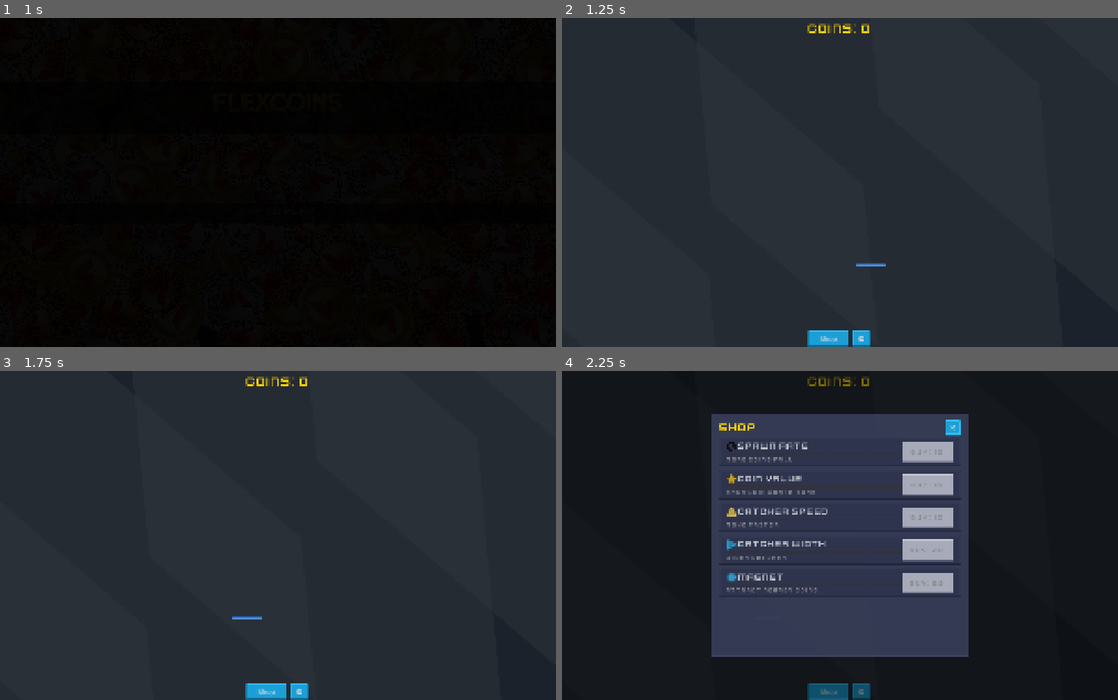
Above: before the commit, frames 1-4 (two rows, left to right).
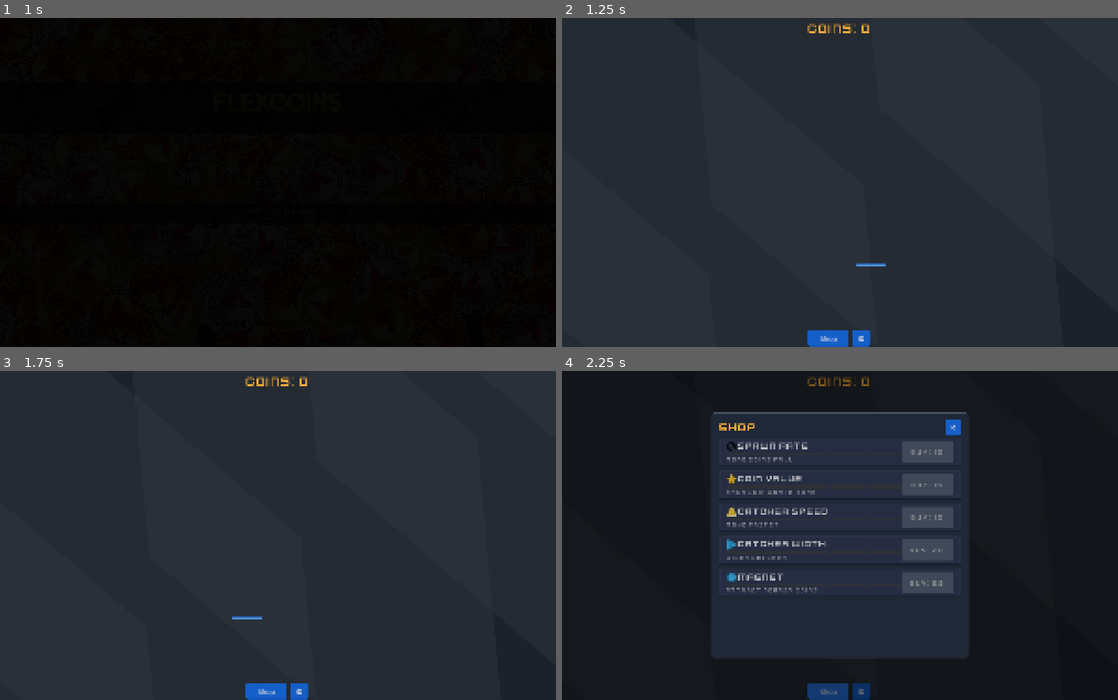
Above: after the commit, the same moments.

Repository: flexion/flexcoins
Game: Godot game, scene res://scenes/start_screen.tscn
The game is run twice, just before and just after one commit, with the same random seed, the same clock (stepped at 60 frames per second) and the same inputs. Sound files missing from this copy of the repository are replaced by a short silence.
Inputs (mouse positions are in pixels of both pictures, inside the frame that each line leads up to):
- Up to frame 1 (1 s): tap Enter at 0.5 s; move the mouse to (400, 166) at 0.52 s; hold Right (move_right) from 0.53 s (still down); click (400, 166) at 0.67 s
- Up to frame 2 (1.25 s): keep holding Right (move_right)
- Up to frame 3 (1.75 s): move the mouse to (166, 551) at 1.27 s; release Right (move_right) at 1.28 s; hold Left (move_left) from 1.28 s (still down)
- Up to frame 4 (2.25 s): release Left (move_left) at 2 s; click "Shop" at 2 s

Frame 1 is identical in both runs. In frame 2, 0.6% of the frame differs, in the area x 44-56%, y 2-100%; in frame 3, 0.6%; in frame 4, 18%, in the area x 26-74%, y 2-100%.

Commit message:
Restyle shop UI to Flexion brand colors and add palette to CLAUDE.md
Switch ui_theme.tres from texture-based StyleBoxes to StyleBoxFlat with
Flexion blue, navy, and charcoal. Buy buttons use CTA orange (affordable),
green (purchase), charcoal (unaffordable). Currency and titles use Flexion
yellow. Add brand color reference table to CLAUDE.md.

Co-Authored-By: Claude Opus 4.6 <noreply@anthropic.com>

Diff:
--- a/assets/ui_theme.tres
+++ b/assets/ui_theme.tres
@@ -1,80 +1,95 @@
-[gd_resource type="Theme" load_steps=10 format=3]
+[gd_resource type="Theme" load_steps=8 format=3]
 
-[ext_resource type="Texture2D" path="res://assets/ui/button_blue_depth.png" id="1_blue_normal"]
-[ext_resource type="Texture2D" path="res://assets/ui/button_blue_flat.png" id="2_blue_hover"]
-[ext_resource type="Texture2D" path="res://assets/ui/button_grey_depth.png" id="3_grey_depth"]
-
-[sub_resource type="StyleBoxTexture" id="StyleBoxTexture_btn_normal"]
-texture = ExtResource("1_blue_normal")
-texture_margin_left = 10.0
-texture_margin_top = 10.0
-texture_margin_right = 10.0
-texture_margin_bottom = 10.0
+[sub_resource type="StyleBoxFlat" id="StyleBoxFlat_btn_normal"]
+bg_color = Color(0.0824, 0.373, 0.784, 1)
+border_width_left = 0
+border_width_top = 0
+border_width_right = 0
+border_width_bottom = 3
+border_color = Color(0.055, 0.25, 0.55, 1)
+corner_radius_top_left = 6
+corner_radius_top_right = 6
+corner_radius_bottom_right = 6
+corner_radius_bottom_left = 6
 content_margin_left = 12.0
 content_margin_top = 8.0
 content_margin_right = 12.0
 content_margin_bottom = 8.0
 
-[sub_resource type="StyleBoxTexture" id="StyleBoxTexture_btn_hover"]
-texture = ExtResource("2_blue_hover")
-texture_margin_left = 10.0
-texture_margin_top = 10.0
-texture_margin_right = 10.0
-texture_margin_bottom = 10.0
+[sub_resource type="StyleBoxFlat" id="StyleBoxFlat_btn_hover"]
+bg_color = Color(0.15, 0.45, 0.88, 1)
+border_width_left = 0
+border_width_top = 0
+border_width_right = 0
+border_width_bottom = 3
+border_color = Color(0.0824, 0.373, 0.784, 1)
+corner_radius_top_left = 6
+corner_radius_top_right = 6
+corner_radius_bottom_right = 6
+corner_radius_bottom_left = 6
 content_margin_left = 12.0
 content_margin_top = 8.0
 content_margin_right = 12.0
 content_margin_bottom = 8.0
 
-[sub_resource type="StyleBoxTexture" id="StyleBoxTexture_btn_pressed"]
-texture = ExtResource("3_grey_depth")
-texture_margin_left = 10.0
-texture_margin_top = 10.0
-texture_margin_right = 10.0
-texture_margin_bottom = 10.0
+[sub_resource type="StyleBoxFlat" id="StyleBoxFlat_btn_pressed"]
+bg_color = Color(0.294, 0.333, 0.388, 1)
+corner_radius_top_left = 6
+corner_radius_top_right = 6
+corner_radius_bottom_right = 6
+corner_radius_bottom_left = 6
 content_margin_left = 12.0
 content_margin_top = 8.0
 content_margin_right = 12.0
 content_margin_bottom = 8.0
 
-[sub_resource type="StyleBoxTexture" id="StyleBoxTexture_btn_disabled"]
-texture = ExtResource("3_grey_depth")
-texture_margin_left = 10.0
-texture_margin_top = 10.0
-texture_margin_right = 10.0
-texture_margin_bottom = 10.0
+[sub_resource type="StyleBoxFlat" id="StyleBoxFlat_btn_disabled"]
+bg_color = Color(0.294, 0.333, 0.388, 0.6)
+corner_radius_top_left = 6
+corner_radius_top_right = 6
+corner_radius_bottom_right = 6
+corner_radius_bottom_left = 6
 content_margin_left = 12.0
 content_margin_top = 8.0
 content_margin_right = 12.0
 content_margin_bottom = 8.0
 
-[sub_resource type="StyleBoxTexture" id="StyleBoxTexture_btn_focus"]
-texture = ExtResource("1_blue_normal")
-texture_margin_left = 10.0
-texture_margin_top = 10.0
-texture_margin_right = 10.0
-texture_margin_bottom = 10.0
+[sub_resource type="StyleBoxFlat" id="StyleBoxFlat_btn_focus"]
+bg_color = Color(0.0824, 0.373, 0.784, 1)
+border_width_left = 2
+border_width_top = 2
+border_width_right = 2
+border_width_bottom = 2
+border_color = Color(0.878, 0.949, 0.992, 0.8)
+corner_radius_top_left = 6
+corner_radius_top_right = 6
+corner_radius_bottom_right = 6
+corner_radius_bottom_left = 6
 content_margin_left = 12.0
 content_margin_top = 8.0
 content_margin_right = 12.0
 content_margin_bottom = 8.0
 
-[sub_resource type="StyleBoxTexture" id="StyleBoxTexture_panel"]
-texture = ExtResource("3_grey_depth")
-texture_margin_left = 10.0
-texture_margin_top = 10.0
-texture_margin_right = 10.0
-texture_margin_bottom = 10.0
+[sub_resource type="StyleBoxFlat" id="StyleBoxFlat_panel"]
+bg_color = Color(0.122, 0.161, 0.216, 0.95)
+border_width_left = 1
+border_width_top = 1
+border_width_right = 1
+border_width_bottom = 1
+border_color = Color(0.294, 0.333, 0.388, 0.6)
+corner_radius_top_left = 10
+corner_radius_top_right = 10
+corner_radius_bottom_right = 10
+corner_radius_bottom_left = 10
 content_margin_left = 12.0
 content_margin_top = 8.0
 content_margin_right = 12.0
 content_margin_bottom = 8.0
-modulate_color = Color(0.25, 0.28, 0.38, 0.92)
 
 [resource]
-Button/styles/normal = SubResource("StyleBoxTexture_btn_normal")
-Button/styles/hover = SubResource("StyleBoxTexture_btn_hover")
-Button/styles/pressed = SubResource("StyleBoxTexture_btn_pressed")
-Button/styles/disabled = SubResource("StyleBoxTexture_btn_disabled")
-Button/styles/focus = SubResource("StyleBoxTexture_btn_focus")
-PanelContainer/styles/panel = SubResource("StyleBoxTexture_panel")
+Button/styles/normal = SubResource("StyleBoxFlat_btn_normal")
+Button/styles/hover = SubResource("StyleBoxFlat_btn_hover")
+Button/styles/pressed = SubResource("StyleBoxFlat_btn_pressed")
+Button/styles/disabled = SubResource("StyleBoxFlat_btn_disabled")
+Button/styles/focus = SubResource("StyleBoxFlat_btn_focus")
+PanelContainer/styles/panel = SubResource("StyleBoxFlat_panel")
--- a/scenes/hud.tscn
+++ b/scenes/hud.tscn
@@ -22,7 +22,7 @@
 unique_name_in_owner = true
 layout_mode = 2
 theme_override_font_sizes/font_size = 48
-theme_override_colors/font_color = Color(1, 0.84, 0, 1)
+theme_override_colors/font_color = Color(0.98, 0.682, 0.231, 1)
 text = "Coins: 0"
 horizontal_alignment = 1
 
--- a/scripts/hud.gd
+++ b/scripts/hud.gd
@@ -226,7 +226,7 @@
 	title.text = "Shop"
 	title.add_theme_font_override("font", _display_font)
 	title.add_theme_font_size_override("font_size", 44)
-	title.add_theme_color_override("font_color", Color(1.0, 0.84, 0.0, 1.0))
+	title.add_theme_color_override("font_color", Color(0.98, 0.682, 0.231, 1.0))  # #FAAE3B
 	header.add_child(title)
 	var spacer: Control = Control.new()
 	spacer.size_flags_horizontal = Control.SIZE_EXPAND_FILL
@@ -741,7 +741,7 @@
 	title.text = "Settings"
 	title.add_theme_font_override("font", _display_font)
 	title.add_theme_font_size_override("font_size", 44)
-	title.add_theme_color_override("font_color", Color(1.0, 0.84, 0.0, 1.0))
+	title.add_theme_color_override("font_color", Color(0.98, 0.682, 0.231, 1.0))  # #FAAE3B
 	header.add_child(title)
 	var spacer: Control = Control.new()
 	spacer.size_flags_horizontal = Control.SIZE_EXPAND_FILL
@@ -897,7 +897,7 @@
 	_currency_flash_tween.tween_property(currency_label, "scale", Vector2(1.3, 1.3), 0.1).set_ease(Tween.EASE_OUT)
 	_currency_flash_tween.tween_property(currency_label, "scale", Vector2(1.0, 1.0), 0.15).set_ease(Tween.EASE_IN)
 	_currency_flash_tween.tween_callback(func() -> void:
-		currency_label.add_theme_color_override("font_color", Color(1.0, 0.84, 0.0, 1.0))
+		currency_label.add_theme_color_override("font_color", Color(0.98, 0.682, 0.231, 1.0))
 	)
 
 
--- a/scripts/upgrade_button.gd
+++ b/scripts/upgrade_button.gd
@@ -9,7 +9,7 @@
 ]
 const EMPTY_COLOR := Color(0.2, 0.2, 0.2, 1.0)
 const AFFORD_COLOR := Color(1.0, 1.0, 1.0, 1.0)
-const UNAFFORD_COLOR := Color(0.5, 0.5, 0.5, 1.0)
+const UNAFFORD_COLOR := Color(0.65, 0.65, 0.65, 1.0)
 const UPGRADE_ICONS: Dictionary = {
 	"spawn_rate": preload("res://assets/textures/icon_repeat.png"),
 	"coin_value": preload("res://assets/textures/icon_star.png"),
@@ -17,9 +17,12 @@
 	"catcher_width": preload("res://assets/textures/icon_arrow_right.png"),
 	"magnet": preload("res://assets/textures/icon_circle.png"),
 }
-const BUY_STYLE_AFFORD: Texture2D = preload("res://assets/ui/button_yellow_depth.png")
-const BUY_STYLE_UNAFFORD: Texture2D = preload("res://assets/ui/button_grey_depth.png")
-const BUY_STYLE_GREEN: Texture2D = preload("res://assets/ui/button_green_depth.png")
+# Flexion brand colors for buy button states
+const COLOR_CTA_ORANGE := Color(0.812, 0.291, 0.008, 1.0)      # #CF4A02
+const COLOR_CTA_ORANGE_HOVER := Color(0.878, 0.373, 0.102, 1.0) # #E05F1A
+const COLOR_GREEN := Color(0.231, 0.698, 0.451, 1.0)            # #3BB273
+const COLOR_CHARCOAL := Color(0.294, 0.333, 0.388, 1.0)         # #4B5563
+const COLOR_CHARCOAL_DARK := Color(0.2, 0.24, 0.3, 1.0)
 
 var upgrade_id: String = ""
 var _segment_rects: Array[ColorRect] = []
@@ -30,9 +33,9 @@
 var _shake_tween: Tween
 var _purchase_sound: AudioStreamPlayer
 var _reject_sound: AudioStreamPlayer
-var _style_afford: StyleBoxTexture
-var _style_unafford: StyleBoxTexture
-var _style_green: StyleBoxTexture
+var _style_afford: StyleBoxFlat
+var _style_unafford: StyleBoxFlat
+var _style_green: StyleBoxFlat
 
 @onready var name_label: Label = %NameLabel
 @onready var effect_label: Label = %EffectLabel
@@ -54,9 +57,9 @@
 	_create_segment_bar()
 	_setup_icon()
 	_setup_sounds()
-	_style_afford = _create_buy_style(BUY_STYLE_AFFORD)
-	_style_unafford = _create_buy_style(BUY_STYLE_UNAFFORD)
-	_style_green = _create_buy_style(BUY_STYLE_GREEN)
+	_style_afford = _create_flat_style(COLOR_CTA_ORANGE, COLOR_CTA_ORANGE.darkened(0.3))
+	_style_unafford = _create_flat_style(COLOR_CHARCOAL, COLOR_CHARCOAL_DARK)
+	_style_green = _create_flat_style(COLOR_GREEN, COLOR_GREEN.darkened(0.3))
 	_apply_buy_style(_style_unafford)
 	_update_display()
 
@@ -149,13 +152,15 @@
 		_segment_rects[i].color = fill_color if i < filled else EMPTY_COLOR
 
 
-func _create_buy_style(texture: Texture2D) -> StyleBoxTexture:
-	var style := StyleBoxTexture.new()
-	style.texture = texture
-	style.texture_margin_left = 10.0
-	style.texture_margin_top = 10.0
-	style.texture_margin_right = 10.0
-	style.texture_margin_bottom = 10.0
+func _create_flat_style(bg_color: Color, border_color: Color) -> StyleBoxFlat:
+	var style := StyleBoxFlat.new()
+	style.bg_color = bg_color
+	style.border_width_bottom = 3
+	style.border_color = border_color
+	style.corner_radius_top_left = 6
+	style.corner_radius_top_right = 6
+	style.corner_radius_bottom_right = 6
+	style.corner_radius_bottom_left = 6
 	style.content_margin_left = 8.0
 	style.content_margin_top = 4.0
 	style.content_margin_right = 8.0
@@ -163,7 +168,7 @@
 	return style
 
 
-func _apply_buy_style(style: StyleBoxTexture) -> void:
+func _apply_buy_style(style: StyleBoxFlat) -> void:
 	buy_button.add_theme_stylebox_override("normal", style)
 	buy_button.add_theme_stylebox_override("hover", style)
 	buy_button.add_theme_stylebox_override("pressed", style)
Not shown, changed: CLAUDE.md
